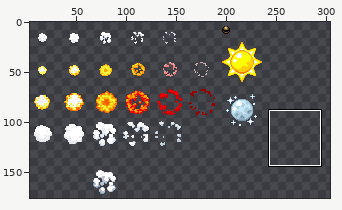
Sprite sheet: Invasion.gmx/sprites/images/sprGfx_0.png. The first picture is a wide view before the edit; the outline marks the close-up.
Close-up. First the earlier version:
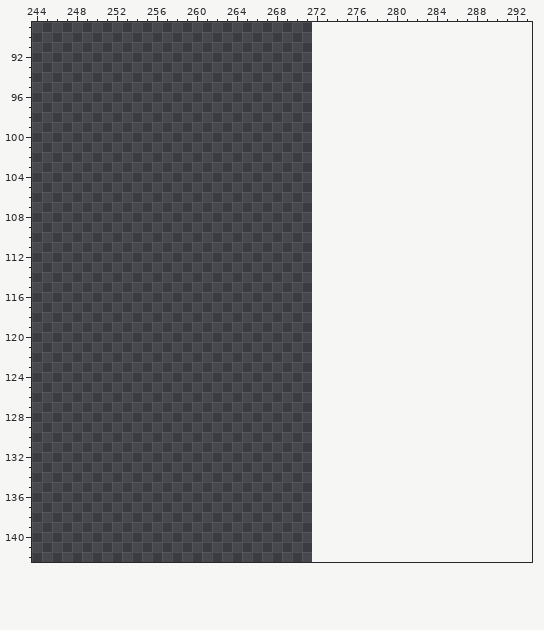
The file is 272x224 pixels. Colours within 5 levels of each other are drawn and written as one. Shown: x 244..293, y 89..142. The old version is drawn lined up with the new one, on the new canvas. The wide view leaves out empty margins. The commit also changed other parts of the picture, which this record leaves out.
The same view after the edit:
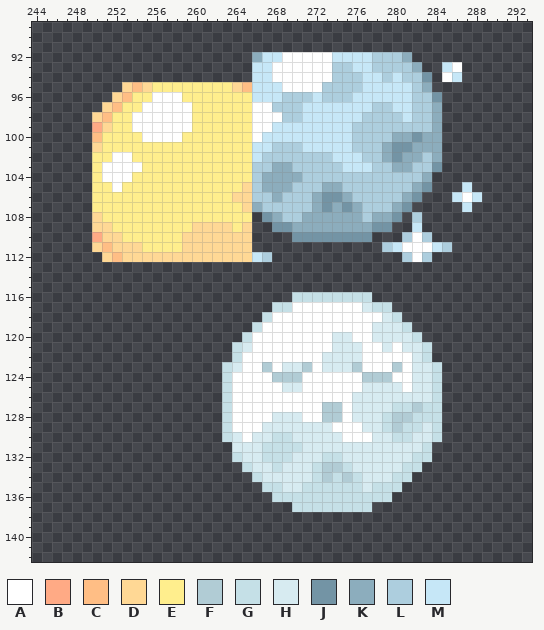
Palette (. is transparent): A #ffffff  B #ffaa85  C #ffbe85  D #ffd895  E #ffee8d  F #b1ccd5  G #c5e0e7  H #d7ebf1  J #7394a5  K #8cadbd  L #adcede  M #c6e7f7
The edit:
canvas 272x224 -> 304x224
y 92: x 266..281 ................ -> KMMAAAAAMMMMLLLK
y 93: x 266..282 ................. -> MMAAAAAALLMMLLLLK; x 285..286 .. -> MA
y 94: x 266..283 .................. -> MMAAAAAALLLMMLMLLJ; x 285..286 .. -> AM
y 95: x 253..283 ............................... -> DCDEEEEEEEEDCMMMAAAALLLLMMMMMLK
y 96: x 252..284 ................................. -> DCEEAAAEEEEEEEMMMLLLMLLLMMMMMMLLJ
y 97: x 251..284 .................................. -> DCEEAAAAAEEEEEEAALLLMMMMMMMLLMMLLK
y 98: x 250..284 ................................... -> DCEEAAAAAAEEEEEEAAALLMMMMMMLLLLMLLK
y 99: x 250..284 ................................... -> BDEEAAAAAAEEEEEEAAMMMMMMMMLLLLLLLLK
y 100: x 250..284 ................................... -> CEEEEAAAAEEEEEEEAMMMMMMMMMLLLLKKJKK
y 101: x 250..284 ................................... -> DEEEEEEEEEEEEEEEMMLLLMMMMMLLLKJJKKK
y 102: x 250..284 ................................... -> EEAAEEEEEEEEEEEEMLLLLLLLMMMLLKJKKLK
y 103: x 250..284 ................................... -> EAAAAEEEEEEEEEEELLKKLLLLLMMMLLKKLLJ
y 104: x 250..283 .................................. -> EAAAEEEEEEEEEEEELKKKKLLLLLLLLLLLLK
y 105: x 250..283 .................................. -> EEAEEEEEEEEEEEEDLKKKLLLKKLLLLLLLKJ; x 287 . -> M
y 106: x 250..282 ................................. -> EEEEEEEEEEEEEEDDLLKLLLKJJKLLLLLKJ; x 286..288 ... -> MAM
y 107: x 250..281 ................................ -> EEEEEEEEEEEEEEEDKLLLLLKJKJKLLLKJ; x 287 . -> M
y 108: x 250..265 ................ -> DEEEEEEEEEEEEEEE; x 267..280 .............. -> JKLLKKKKKKLKKJ; x 282 . -> L
y 109: x 250..265 ................ -> DDEEEEEEEEDDDDED; x 268..279 ............ -> JJKKKKKKKKJJ; x 282 . -> M
y 110: x 250..265 ................ -> BDDEEEEEEDDDDDDD; x 270..277 ........ -> JJJJJJJJ; x 281..283 ... -> LAL
y 111: x 250..265 ................ -> DCDDDEEEEDDDDDDD; x 279..285 ....... -> LMAAAML
y 112: x 251..267 ................. -> DCDDDDDDDDDDDDDML; x 281..283 ... -> LAL
y 116: x 270..277 ........ -> GGGGGGGG
y 117: x 268..279 ............ -> GGAAAAAAAHGG
y 118: x 267..280 .............. -> GAAAAAAAAAAAHG
y 119: x 266..281 ................ -> GAAAAAAAAAAAHHHG
y 120: x 265..282 .................. -> GAAAAAAAAHHAAHHHHG
y 121: x 264..283 .................... -> GHAAAAAAAAHHHAAHAHHG
y 122: x 264..283 .................... -> GAAAAAAAAHHHHAAAAAHG
y 123: x 263..284 ...................... -> GHAAFAHHFAHHHFAAAFAHHG
y 124: x 263..284 ...................... -> GAAAAFFFAAAAAAFFFAAHHG
y 125: x 263..284 ...................... -> GAAAAAHHAAAAAAHHHHAHHG
y 126: x 263..284 ...................... -> GAAAAAAAAAAAAHHHHHHHHG
y 127: x 263..284 ...................... -> GAAAAAAAAAFFAHHHHGGFGG
y 128: x 263..284 ...................... -> GAAAAHHHAAFFAHHHGFFGGG
y 129: x 263..284 ...................... -> GAAAHHHHHHHAAAHHGFGGHG
y 130: x 263..284 ...................... -> GHAHHGGHHHHHAAAHHGGHHG
y 131: x 264..283 .................... -> HHHGGGGHHHHHHHHHHHHG
y 132: x 264..283 .................... -> GHHGGGHHHGGHHHHHHHGG
y 133: x 265..282 .................. -> GHHGHHHGFFGHHHHHGG
y 134: x 266..281 ................ -> GHHHHHGFGFGHHHGG
y 135: x 267..280 .............. -> GGHHGGGGGGHGGG
y 136: x 268..279 ............ -> GGGGGGGGGGGG
y 137: x 270..277 ........ -> GGGGGGGG
Changed places in both close-ups, as pixel boxes (x1, y1, x2, y2):
added: (92, 52, 482, 262)
added: (222, 292, 442, 512)
